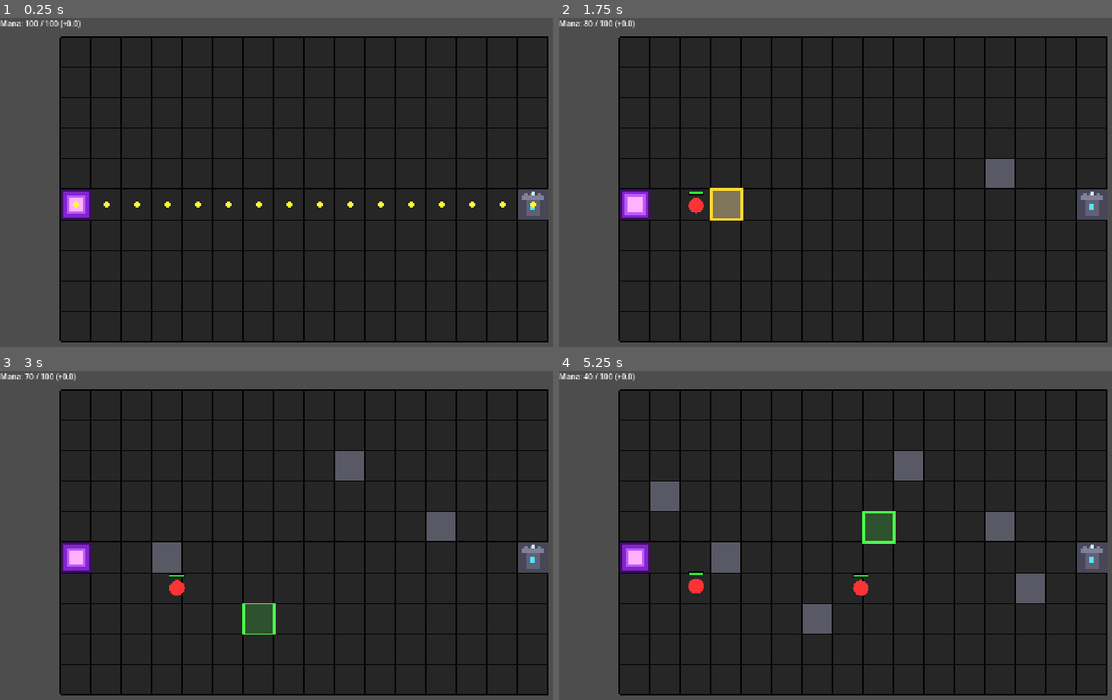
Above: before the commit, frames 1-4 (two rows, left to right).
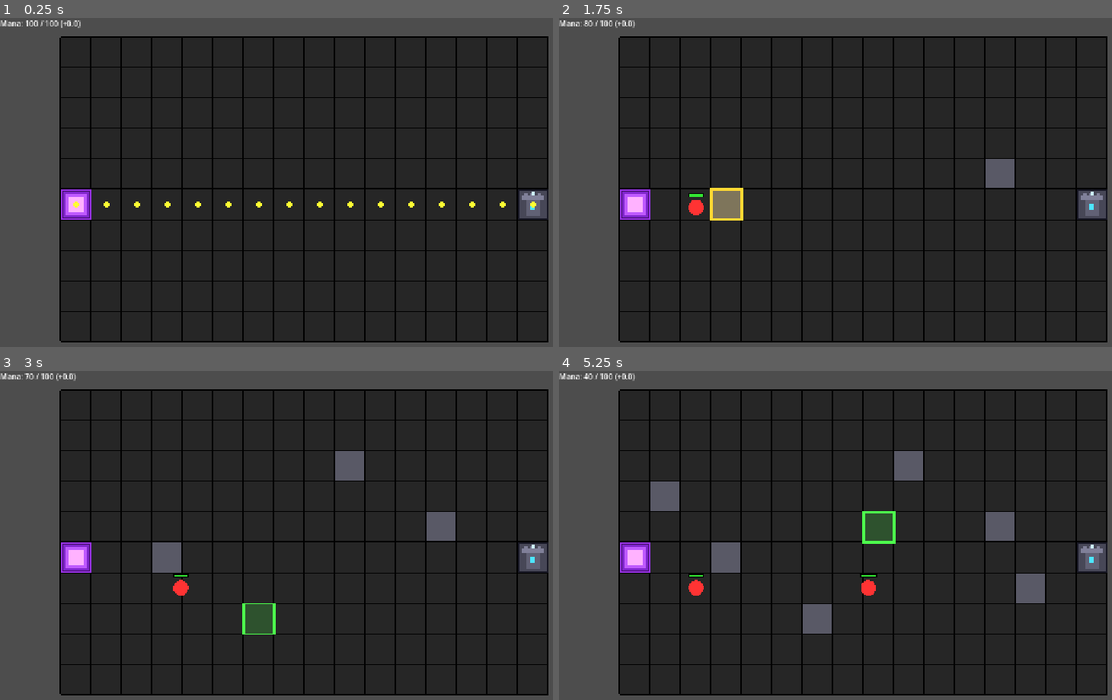
Above: after the commit, the same moments.

Repository: pawsforge/tower-defense
Game: Godot game, scene res://scenes/main/main.tscn
Same seed, same stepped clock (60 frames per second), same inputs: the game is played once before the commit and once after it.
Inputs (mouse positions are in pixels of both pictures, inside the frame that each line leads up to):
- Up to frame 1 (0.25 s): no input
- Up to frame 2 (1.75 s): tap Enter at 0.5 s; move the mouse to (995, 172) at 0.52 s; tap R (start_round) at 0.6, 1.25, 1.35 s; click (995, 172) at 0.67 s; move the mouse to (741, 205) at 1.27 s; click (741, 205) at 1.42 s
- Up to frame 3 (3 s): tap R (start_round) at 2, 2.3, 2.85 s; move the mouse to (364, 466) at 2.02 s; tap I at 2.1 s; click (364, 466) at 2.17 s; move the mouse to (276, 611) at 2.77 s; click (276, 611) at 2.92 s
- Up to frame 4 (5.25 s): move the mouse to (1045, 594) at 3.52 s; tap R (start_round) at 3.6, 4.55, 5.1 s; click (1045, 594) at 3.67 s; move the mouse to (680, 489) at 4.27 s; tap I at 4.35 s; click (680, 489) at 4.42 s; move the mouse to (896, 542) at 5.02 s; click (896, 542) at 5.17 s

The runs differ from the first frame. In frame 1, 0.3% of the frame differs, in the area x 11-100%, y 52-62%; in frame 2, 0.3%; in frame 3, 0.4%; in frame 4, 0.5%, in the area x 11-100%, y 52-69%.

Commit message:
Tower overhaul (#3)
* Rename Enemy.tscn to lowercase

* Move towers into their own scene

* Remove TowerType and Grid's internal 2D array, and fix bug where enemies would jitter back and forth when frame rate is low

* Attacker towers target closest enemy in range

* Spawn a beam whenever an attacker tower shoots an enemy

* Flash enemy background on damage

Diff:
--- /dev/null
+++ b/resources/tower/definitions/barrier.tres
@@ -0,0 +1,9 @@
+[gd_resource type="Resource" script_class="TowerDefinition" format=3 uid="uid://bqm5ojpq6igwa"]
+
+[ext_resource type="Script" uid="uid://c71pon6bp0qg3" path="res://scripts/tower/tower_definition.gd" id="1_11jbb"]
+
+[resource]
+script = ExtResource("1_11jbb")
+role = 1
+mana_cost = 10
+metadata/_custom_type_script = "uid://c71pon6bp0qg3"
--- /dev/null
+++ b/resources/tower/definitions/basic_attacker.tres
@@ -0,0 +1,11 @@
+[gd_resource type="Resource" script_class="TowerDefinition" format=3 uid="uid://bgie16ry8e61p"]
+
+[ext_resource type="Script" uid="uid://c71pon6bp0qg3" path="res://scripts/tower/tower_definition.gd" id="1_lgekx"]
+
+[resource]
+script = ExtResource("1_lgekx")
+mana_cost = 20
+tower_range = 2.0
+attack_damage = 1
+attack_cooldown = 1.0
+metadata/_custom_type_script = "uid://c71pon6bp0qg3"
--- a/scenes/grid/grid.tscn
+++ b/scenes/grid/grid.tscn
@@ -1,3 +1,14 @@
 [gd_scene format=3 uid="uid://bal0x0y1chlag"]
 
+[ext_resource type="Script" uid="uid://datuaotng1iim" path="res://scripts/grid/grid_overlay.gd" id="1_x0e5n"]
+[ext_resource type="Script" uid="uid://wcsf0xfbojji" path="res://scripts/grid/grid.gd" id="1_yuyu4"]
+
 [node name="Grid" type="Node2D" unique_id=1451979327]
+script = ExtResource("1_yuyu4")
+
+[node name="GridOverlay" type="Node2D" parent="." unique_id=2129538945]
+z_index = 4
+script = ExtResource("1_x0e5n")
+
+[node name="MagicOverlay" type="Node2D" parent="." unique_id=1427443064]
+z_index = 3
--- a/scenes/main/main.tscn
+++ b/scenes/main/main.tscn
@@ -2,7 +2,6 @@
 
 [ext_resource type="PackedScene" uid="uid://bal0x0y1chlag" path="res://scenes/grid/grid.tscn" id="1_iuonh"]
 [ext_resource type="Script" uid="uid://b5h6vipp1u8k" path="res://scripts/main/main.gd" id="1_k2fmo"]
-[ext_resource type="Script" uid="uid://wcsf0xfbojji" path="res://scripts/grid/grid.gd" id="2_k2fmo"]
 
 [node name="Main" type="Node2D" unique_id=2026843968]
 script = ExtResource("1_k2fmo")
@@ -12,7 +11,6 @@
 offset_bottom = 23.0
 
 [node name="Grid" parent="." unique_id=1451979327 instance=ExtResource("1_iuonh")]
-script = ExtResource("2_k2fmo")
 
 [node name="RoundSpawnTimer" type="Timer" parent="." unique_id=648178490]
 wait_time = 3.0
--- /dev/null
+++ b/scenes/tower/tower.tscn
@@ -0,0 +1,7 @@
+[gd_scene format=3 uid="uid://bunwa67kyguok"]
+
+[ext_resource type="Script" uid="uid://cpf1g8m0xsx2b" path="res://scripts/tower/tower.gd" id="1_mg2hd"]
+
+[node name="Tower" type="Node2D" unique_id=166205068]
+z_index = 1
+script = ExtResource("1_mg2hd")
--- a/scripts/enemy/enemy.gd
+++ b/scripts/enemy/enemy.gd
@@ -2,6 +2,8 @@
 
 signal died
 signal reached_goal
+
+const HIT_FLASH_DURATION := 0.1
 
 @export var max_health: int = 3
 
@@ -10,29 +12,33 @@
 var speed: float = 120.0
 var tile_size: int = 64
 var health: int
+var hit_flash_time: float = 0.0
 
 
 func _ready():
 	health = max_health
 
 	if path.size() > 0:
-		position = grid_to_local(path[0])
+		position = cell_to_world_center(path[0])
 		path_index = 1
 
 
-func _process(delta: float):
+func _physics_process(delta: float) -> void:
+	if hit_flash_time > 0.0:
+		hit_flash_time = maxf(0.0, hit_flash_time - delta)
+		queue_redraw()
+
 	if path_index >= path.size():
 		emit_signal("reached_goal")
 		queue_free()
 		return
 
 	var target_cell: Vector2i = path[path_index]
-	var target_pos: Vector2 = grid_to_local(target_cell)
+	var target_pos: Vector2 = cell_to_world_center(target_cell)
 
-	var direction: Vector2 = target_pos - position
-	var distance: float = direction.length()
+	position = position.move_toward(target_pos, speed * delta)
 
-	if distance < 2.0:
+	if position.is_equal_approx(target_pos):
 		position = target_pos
 		path_index += 1
 
@@ -40,14 +46,16 @@
 			emit_signal("reached_goal")
 			queue_free()
 			return
-	else:
-		position += direction.normalized() * speed * delta
 
 	queue_redraw()
 
 
 func _draw():
-	draw_circle(Vector2.ZERO, tile_size * 0.25, Color(1.0, 0.2, 0.2))
+	var body_color := Color(1.0, 0.2, 0.2)
+	if hit_flash_time > 0.0:
+		body_color = Color(1.0, 0.9, 0.9)
+
+	draw_circle(Vector2.ZERO, tile_size * 0.25, body_color)
 
 	var bar_width := tile_size * 0.5
 	var bar_height := 6.0
@@ -86,7 +94,7 @@
 	path_index = 0
 
 
-func grid_to_local(cell: Vector2i) -> Vector2:
+func cell_to_world_center(cell: Vector2i) -> Vector2:
 	return Vector2(cell.x, cell.y) * tile_size + Vector2(tile_size, tile_size) * 0.5
 
 
@@ -117,6 +125,9 @@
 	if amount <= 0:
 		return
 
+	hit_flash_time = HIT_FLASH_DURATION
+	queue_redraw()
+
 	var was_alive := health > 0
 	health = clampi(health - amount, 0, max_health)
 	if was_alive and health == 0:
--- a/scripts/grid/grid.gd
+++ b/scripts/grid/grid.gd
@@ -1,3 +1,4 @@
+class_name Grid
 extends Node2D
 
 signal grid_changed
@@ -9,7 +10,6 @@
 	REMOVE,
 }
 
-const TT = TowerType.Type
 const TILE_SIZE := 64
 const GRID_WIDTH := 16
 const GRID_HEIGHT := 10
@@ -24,7 +24,6 @@
 ]
 const INVALID_FLASH_DURATION := 0.18
 
-var grid: Array = []
 @warning_ignore("integer_division")
 var spawn: Vector2i = Vector2i(0, GRID_HEIGHT / 2)
 @warning_ignore("integer_division")
@@ -39,17 +38,24 @@
 var pressed_cell: Vector2i = Vector2i(-1, -1)
 var is_pressing: bool = false
 var pressed_button: int = -1
+var tower_scene := preload("res://scenes/tower/tower.tscn")
+var barrier_definition := preload("res://resources/tower/definitions/barrier.tres")
+var attacker_definition := preload("res://resources/tower/definitions/basic_attacker.tres")
+var towers_by_cell: Dictionary[Vector2i, Tower] = { }
+
+@onready var overlay: GridOverlay = $GridOverlay
 
 
 func _ready():
-	_init_grid()
 	debug_path = get_grid_path()
+	overlay.grid = self
 
 
 func _process(delta: float):
 	if invalid_flash_time > 0.0:
 		invalid_flash_time = maxf(0.0, invalid_flash_time - delta)
-		queue_redraw()
+		if invalid_flash_time == 0.0:
+			overlay.queue_redraw()
 
 
 func _input(event):
@@ -63,84 +69,14 @@
 	):
 		_update_hover()
 
-		# Press
 		if event.pressed:
-			if is_pressing:
-				return
-
-			if not hovered_in_bounds:
-				return
-
-			is_pressing = true
-			pressed_button = event.button_index
-			pressed_cell = hovered_cell
-			return
-
-		# Release
-		if not is_pressing:
-			return
-
-		if event.button_index != pressed_button:
-			return
-
-		is_pressing = false
-
-		if not hovered_in_bounds:
-			pressed_button = -1
-			pressed_cell = Vector2i(-1, -1)
-			return
-
-		if hovered_cell != pressed_cell:
-			pressed_button = -1
-			pressed_cell = Vector2i(-1, -1)
-			return
-
-		var cell: Vector2i = hovered_cell
-
-		if cell == spawn or cell == goal:
-			_trigger_invalid_feedback()
-			pressed_button = -1
-			pressed_cell = Vector2i(-1, -1)
-			return
-
-		var current_tower_type = get_tower_type(cell)
-		if pressed_button == MOUSE_BUTTON_LEFT:
-			if current_tower_type == TT.ATTACKER:
-				_trigger_invalid_feedback()
-			elif current_tower_type == TT.BARRIER:
-				if _can_place(TT.ATTACKER, cell):
-					_set_tower_type(TT.ATTACKER, cell)
-					game.spend_mana(TT.ATTACKER)
-					_after_grid_changed()
-				else:
-					_trigger_invalid_feedback()
-			elif _can_place(TT.BARRIER, cell):
-				_set_tower_type(TT.BARRIER, cell)
-				game.spend_mana(TT.BARRIER)
-				_after_grid_changed()
-			else:
-				_trigger_invalid_feedback()
-
-		elif pressed_button == MOUSE_BUTTON_RIGHT:
-			if current_tower_type == TT.ATTACKER:
-				_set_tower_type(TT.BARRIER, cell)
-				game.queue_mana_refund(TT.ATTACKER)
-				_after_grid_changed()
-			elif current_tower_type == TT.BARRIER:
-				_set_tower_type(TT.EMPTY, cell)
-				game.queue_mana_refund(TT.BARRIER)
-				_after_grid_changed()
-			else:
-				_trigger_invalid_feedback()
-
-		pressed_button = -1
-		pressed_cell = Vector2i(-1, -1)
+			_handle_mouse_press(event)
+		else:
+			_handle_mouse_release(event)
 
 
 func _draw():
 	var base_empty := Color(0.15, 0.15, 0.15)
-	var base_barrier := Color(0.35, 0.35, 0.4)
-	var base_attacker := Color(0.6, 0.6, 0.3)
 	var grid_line := Color(0.0, 0.0, 0.0)
 	var invalid_flash := invalid_flash_time > 0.0
 
@@ -150,12 +86,6 @@
 			var rect := Rect2(grid_to_local(cell), Vector2(TILE_SIZE, TILE_SIZE))
 
 			var fill := base_empty
-			var tower = get_tower_type(cell)
-			if tower == TT.ATTACKER:
-				fill = base_attacker
-			elif tower == TT.BARRIER:
-				fill = base_barrier
-
 			if invalid_flash and hovered_in_bounds and cell == hovered_cell:
 				fill = Color(0.8, 0.2, 0.2)
 
@@ -164,19 +94,15 @@
 
 	# Spawn as portal
 	var spawn_rect := Rect2(grid_to_local(spawn), Vector2(TILE_SIZE, TILE_SIZE))
-	var t := Time.get_ticks_msec() / 1000.0
-	var pulse := (sin(t * 2.5) + 1.0) * 0.5
-
 	var outer_color := Color(0.25, 0.05, 0.4)
 	var mid_color := Color(0.5, 0.15, 0.8)
 	var inner_color := Color(0.75, 0.35, 1.0)
 	var core_color := Color(1.0, 0.7, 1.0)
-
 	draw_rect(spawn_rect, outer_color)
 	draw_rect(spawn_rect.grow(-6), mid_color)
-	draw_rect(spawn_rect.grow(-10 - pulse * 2.0), inner_color)
-	draw_rect(spawn_rect.grow(-16 - pulse * 3.0), core_color)
-	draw_rect(spawn_rect, Color(0.6, 0.2, 0.9), false, 2.0)
+	draw_rect(spawn_rect.grow(-10), inner_color)
+	draw_rect(spawn_rect.grow(-16), core_color)
+	draw_rect(spawn_rect.grow(-1), Color(0.6, 0.2, 0.9), false, 2.0)
 
 	# Goal as wizard tower
 	var goal_rect := Rect2(grid_to_local(goal), Vector2(TILE_SIZE, TILE_SIZE))
@@ -236,30 +162,7 @@
 	draw_rect(crystal_rect, crystal_color)
 
 	# outline
-	draw_rect(goal_rect, Color(0.1, 0.1, 0.15), false, 2.0)
-
-	# Debug path only during build phase
-	if not round_active:
-		for cell in debug_path:
-			var center := grid_to_local(cell) + Vector2(TILE_SIZE, TILE_SIZE) * 0.5
-			draw_circle(center, 6.0, Color(1.0, 1.0, 0.2))
-
-	# Hover overlay
-	if hovered_in_bounds:
-		var hover_rect := Rect2(grid_to_local(hovered_cell), Vector2(TILE_SIZE, TILE_SIZE))
-
-		match hover_mode:
-			HoverMode.REMOVE:
-				draw_rect(hover_rect, Color(1.0, 0.85, 0.2, 0.22))
-				draw_rect(hover_rect, Color(1.0, 0.85, 0.2), false, 3.0)
-			HoverMode.PLACE_VALID:
-				draw_rect(hover_rect, Color(0.3, 1.0, 0.3, 0.2))
-				draw_rect(hover_rect, Color(0.3, 1.0, 0.3), false, 3.0)
-			HoverMode.PLACE_INVALID:
-				draw_rect(hover_rect, Color(1.0, 0.3, 0.3, 0.25))
-				draw_rect(hover_rect, Color(1.0, 0.3, 0.3), false, 3.0)
-			HoverMode.NONE:
-				pass
+	draw_rect(goal_rect.grow(-1), Color(0.1, 0.1, 0.15), false, 2.0)
 
 
 func local_to_grid(pos: Vector2) -> Vector2i:
@@ -270,6 +173,7 @@
 	return Vector2(cell.x, cell.y) * TILE_SIZE
 
 
+# TODO this is being called by Main because it's an easy way to update the grid overlay
 func refresh_hover():
 	_update_hover()
 
@@ -304,7 +208,7 @@
 			if visited.has(next_cell):
 				continue
 
-			if get_tower_type(next_cell) != TT.EMPTY:
+			if get_tower_definition(next_cell) != null:
 				continue
 
 			visited[next_cell] = true
@@ -314,28 +218,114 @@
 	return [] # no path (shouldn't happen if your placement rules are correct)
 
 
-func get_tower_type(cell: Vector2i) -> TT:
-	return grid[cell.y][cell.x]
-
-
-func _set_tower_type(tower_type: TT, cell: Vector2i) -> void:
-	grid[cell.y][cell.x] = tower_type
+func get_tower_definition(cell: Vector2i) -> TowerDefinition:
+	var tower: Tower = towers_by_cell.get(cell)
+	if tower == null:
+		return null
+	return tower.definition
+
+
+func _handle_mouse_press(event: InputEventMouseButton) -> void:
+	if is_pressing:
+		return
+
+	if not hovered_in_bounds:
+		return
+
+	is_pressing = true
+	pressed_button = event.button_index
+	pressed_cell = hovered_cell
+
+
+func _handle_mouse_release(event: InputEventMouseButton) -> void:
+	if not is_pressing:
+		return
+
+	if event.button_index != pressed_button:
+		return
+
+	if not hovered_in_bounds or hovered_cell != pressed_cell:
+		_clear_press_state()
+		return
+
+	var cell: Vector2i = hovered_cell
+	_clear_press_state()
+
+	if cell == spawn or cell == goal:
+		_trigger_invalid_feedback()
+		return
+
+	if event.button_index == MOUSE_BUTTON_LEFT:
+		_handle_left_click(cell)
+	elif event.button_index == MOUSE_BUTTON_RIGHT:
+		_handle_right_click(cell)
+
+
+func _clear_press_state() -> void:
+	is_pressing = false
+	pressed_button = -1
+	pressed_cell = Vector2i(-1, -1)
+
+
+func _handle_left_click(cell: Vector2i) -> void:
+	var current_tower_definition := get_tower_definition(cell)
+
+	if current_tower_definition == attacker_definition:
+		_trigger_invalid_feedback()
+	elif current_tower_definition == barrier_definition:
+		if _can_place(attacker_definition, cell):
+			_set_tower_definition(attacker_definition, cell)
+			game.spend_mana(attacker_definition.mana_cost)
+			_after_grid_changed()
+		else:
+			_trigger_invalid_feedback()
+	elif _can_place(barrier_definition, cell):
+		_set_tower_definition(barrier_definition, cell)
+		game.spend_mana(barrier_definition.mana_cost)
+		_after_grid_changed()
+	else:
+		_trigger_invalid_feedback()
+
+
+func _handle_right_click(cell: Vector2i) -> void:
+	var current_tower_definition := get_tower_definition(cell)
+
+	if current_tower_definition == attacker_definition:
+		_set_tower_definition(barrier_definition, cell)
+		game.queue_mana_refund(attacker_definition.mana_cost)
+		_after_grid_changed()
+	elif current_tower_definition == barrier_definition:
+		_set_tower_definition(null, cell)
+		game.queue_mana_refund(barrier_definition.mana_cost)
+		_after_grid_changed()
+	else:
+		_trigger_invalid_feedback()
+
+
+func _set_tower_definition(definition: TowerDefinition, cell: Vector2i) -> void:
+	var existing_tower: Tower = towers_by_cell.get(cell)
+
+	if definition == null:
+		if existing_tower != null:
+			towers_by_cell.erase(cell)
+			existing_tower.queue_free()
+		return
+
+	if existing_tower == null:
+		var tower: Tower = tower_scene.instantiate()
+		add_child(tower)
+		tower.position = grid_to_local(cell)
+		tower.setup(cell, definition)
+		towers_by_cell[cell] = tower
+	else:
+		existing_tower.set_definition(definition)
 
 
 func _after_grid_changed():
 	_update_hover()
 	debug_path = get_grid_path()
-	queue_redraw()
+	overlay.queue_redraw()
 	emit_signal("grid_changed")
-
-
-func _init_grid():
-	grid.clear()
-	for y in GRID_HEIGHT:
-		var row: Array[int] = []
-		for x in GRID_WIDTH:
-			row.append(TT.EMPTY)
-		grid.append(row)
 
 
 func _update_hover() -> void:
@@ -347,29 +337,29 @@
 	hover_mode = HoverMode.NONE
 
 	if not hovered_in_bounds:
-		queue_redraw()
+		overlay.queue_redraw()
 		return
 
 	if cell == spawn or cell == goal:
 		hover_mode = HoverMode.PLACE_INVALID
-		queue_redraw()
-		return
-
-	if get_tower_type(cell) != TT.EMPTY:
+		overlay.queue_redraw()
+		return
+
+	if get_tower_definition(cell) != null:
 		hover_mode = HoverMode.REMOVE
-		queue_redraw()
-		return
-
-	if _can_place(TT.BARRIER, cell):
+		overlay.queue_redraw()
+		return
+
+	if _can_place(barrier_definition, cell):
 		hover_mode = HoverMode.PLACE_VALID
 	else:
 		hover_mode = HoverMode.PLACE_INVALID
 
-	queue_redraw()
-
-
-func _can_place(tower_type: TT, cell: Vector2i) -> bool:
-	if not game.can_afford(tower_type):
+	overlay.queue_redraw()
+
+
+func _can_place(definition: TowerDefinition, cell: Vector2i) -> bool:
+	if not game.can_afford_mana_cost(definition.mana_cost):
 		return false
 
 	if not _in_bounds(cell):
@@ -378,15 +368,15 @@
 	if cell == spawn or cell == goal:
 		return false
 
-	var current_tower_type = get_tower_type(cell)
-
-	if current_tower_type == TT.ATTACKER:
+	var current_tower_definition = get_tower_definition(cell)
+
+	if current_tower_definition == attacker_definition:
 		return false
 
 	if _is_cell_occupied_by_enemy(cell):
 		return false
 
-	_set_tower_type(TT.BARRIER, cell)
+	_set_tower_definition(barrier_definition, cell)
 	var valid := true
 	if not _path_exists_from(spawn):
 		valid = false
@@ -397,7 +387,7 @@
 				valid = false
 				break
 
-	_set_tower_type(current_tower_type, cell)
+	_set_tower_definition(current_tower_definition, cell)
 	return valid
 
 
@@ -421,7 +411,7 @@
 
 func _trigger_invalid_feedback():
 	invalid_flash_time = INVALID_FLASH_DURATION
-	queue_redraw()
+	overlay.queue_redraw()
 
 
 func _path_exists_from(start_cell: Vector2i) -> bool:
--- /dev/null
+++ b/scripts/grid/grid_overlay.gd
@@ -0,0 +1,41 @@
+class_name GridOverlay
+extends Node2D
+
+var grid: Grid = null
+
+
+func _draw() -> void:
+	if grid == null:
+		return
+
+	# Debug path only during build phase
+	if not grid.round_active:
+		for cell in grid.debug_path:
+			var center := grid.grid_to_local(cell) + Vector2(grid.TILE_SIZE, grid.TILE_SIZE) * 0.5
+			draw_circle(center, 6.0, Color(1.0, 1.0, 0.2))
+
+	if grid.hovered_in_bounds:
+		var hover_rect := Rect2(
+			grid.grid_to_local(grid.hovered_cell),
+			Vector2(grid.TILE_SIZE, grid.TILE_SIZE),
+		)
+
+		match grid.hover_mode:
+			grid.HoverMode.REMOVE:
+				draw_rect(hover_rect, Color(1.0, 0.85, 0.2, 0.22))
+				draw_rect(hover_rect, Color(1.0, 0.85, 0.2), false, 3.0)
+			grid.HoverMode.PLACE_VALID:
+				draw_rect(hover_rect, Color(0.3, 1.0, 0.3, 0.2))
+				draw_rect(hover_rect, Color(0.3, 1.0, 0.3), false, 3.0)
+			grid.HoverMode.PLACE_INVALID:
+				draw_rect(hover_rect, Color(1.0, 0.3, 0.3, 0.25))
+				draw_rect(hover_rect, Color(1.0, 0.3, 0.3), false, 3.0)
+			grid.HoverMode.NONE:
+				pass
+
+	if grid.invalid_flash_time > 0.0 and grid.hovered_in_bounds:
+		var flash_rect := Rect2(
+			grid.grid_to_local(grid.hovered_cell),
+			Vector2(grid.TILE_SIZE, grid.TILE_SIZE),
+		)
+		draw_rect(flash_rect, Color(0.8, 0.2, 0.2))
--- a/scripts/main/main.gd
+++ b/scripts/main/main.gd
@@ -1,7 +1,6 @@
 class_name Game
 extends Node2D
 
-const TT = TowerType.Type
 const ENEMIES_PER_ROUND := 5
 
 var round_active: bool = false
@@ -14,11 +13,6 @@
 var available_mana: float = max_mana
 var mana_pending_refund: float = 0.0
 var mana_regen_rate: float = 5.0
-var build_or_upgrade_cost: Dictionary[TT, int] = {
-	TT.EMPTY: 0,
-	TT.BARRIER: 10,
-	TT.ATTACKER: 20,
-}
 
 @onready var mana_label: Label = $ManaLabel
 
@@ -48,7 +42,7 @@
 			mana_pending_refund = 0.0
 			available_mana = snappedf(available_mana, 0.001)
 
-		if available_mana >= build_or_upgrade_cost[TT.BARRIER]:
+		if available_mana >= $Grid.barrier_definition.mana_cost:
 			$Grid.refresh_hover()
 
 		_update_mana_label()
@@ -68,7 +62,7 @@
 	enemies_finished = 0
 
 	$Grid.round_active = true
-	$Grid.queue_redraw()
+	$Grid.refresh_hover()
 
 	print("Round started")
 
@@ -83,26 +77,26 @@
 	round_active = false
 	$Grid.round_active = false
 	$Grid.debug_path = $Grid.get_grid_path()
-	$Grid.queue_redraw()
+	$Grid.refresh_hover()
 	$RoundSpawnTimer.stop()
 
 	print("Round ended")
 
 
-func can_afford(tower_type: TT) -> bool:
-	return available_mana + 0.0001 >= build_or_upgrade_cost[tower_type] # be tolerant of tiny float errors
+func can_afford_mana_cost(amount: int) -> bool:
+	return available_mana + 0.0001 >= amount # be tolerant of tiny float errors
 
 
-func spend_mana(tower_type: TT) -> bool:
-	if can_afford(tower_type):
-		available_mana -= build_or_upgrade_cost[tower_type]
+func spend_mana(amount: int) -> bool:
+	if can_afford_mana_cost(amount):
+		available_mana -= amount
 		_update_mana_label()
 		return true
 	return false
 
 
-func queue_mana_refund(tower_type: TT):
-	mana_pending_refund += build_or_upgrade_cost[tower_type]
+func queue_mana_refund(amount: int):
+	mana_pending_refund += amount
 	_update_mana_label()
 
 
--- a/scripts/shared/tower_type.gd
+++ /dev/null
@@ -1,9 +0,0 @@
-class_name TowerType
-extends RefCounted
-
-enum Type {
-	ATTACKER,
-	BARRIER,
-	## EMPTY will be removed in favor of null when we transition to towers as nodes/scenes
-	EMPTY,
-}
--- /dev/null
+++ b/scripts/tower/tower.gd
@@ -0,0 +1,131 @@
+class_name Tower
+extends Node2D
+
+const TILE_SIZE := 64
+const BEAM_LIFETIME := 0.18
+
+var grid_position: Vector2i
+var definition: TowerDefinition
+var cooldown_remaining: float
+var active_beams: Array[Dictionary] = []
+
+@onready var magic_overlay: Node2D = get_parent().get_node("MagicOverlay")
+
+
+func _process(delta: float) -> void:
+	_update_beams(delta)
+
+	if definition == null or definition.role != TowerDefinition.Role.ATTACKER:
+		return
+
+	cooldown_remaining = clampf(cooldown_remaining - delta, 0.0, definition.attack_cooldown)
+
+	if cooldown_remaining > 0.0:
+		return
+
+	var target = _find_target()
+	if target == null:
+		return
+
+	target.take_damage(definition.attack_damage)
+	cooldown_remaining = definition.attack_cooldown
+
+	_spawn_beam(target.global_position)
+
+
+func _draw() -> void:
+	if definition == null:
+		return
+
+	var rect := Rect2(Vector2.ZERO, Vector2(TILE_SIZE, TILE_SIZE))
+
+	match definition.role:
+		TowerDefinition.Role.BLOCKER:
+			draw_rect(rect, Color(0.35, 0.35, 0.4))
+		TowerDefinition.Role.ATTACKER:
+			draw_rect(rect, Color(0.6, 0.6, 0.3))
+
+	draw_rect(rect, Color(0.0, 0.0, 0.0), false)
+
+
+func setup(p_grid_position: Vector2i, p_definition: TowerDefinition) -> void:
+	grid_position = p_grid_position
+	set_definition(p_definition)
+
+
+func set_definition(p_definition: TowerDefinition) -> void:
+	definition = p_definition
+	cooldown_remaining = definition.attack_cooldown
+	update_visuals()
+
+
+func blocks_pathing() -> bool:
+	return definition.blocks_pathing
+
+
+func update_visuals() -> void:
+	queue_redraw()
+
+
+## Finds the closest target (if any) to the tower
+func _find_target():
+	var grid = get_parent()
+	var best_target = null
+	var best_distance := INF
+	var range_pixels := definition.tower_range * TILE_SIZE
+
+	for child in grid.get_children():
+		if child == self:
+			continue
+		if not child.has_method("take_damage"):
+			continue
+
+		var distance := global_position.distance_to(child.global_position)
+		if distance > range_pixels:
+			continue
+
+		if distance < best_distance:
+			best_distance = distance
+			best_target = child
+
+	return best_target
+
+
+func _spawn_beam(target_pos: Vector2):
+	var line := Line2D.new()
+	line.width = 4.0
+	line.default_color = Color(0.7, 1.0, 1.0)
+	line.points = PackedVector2Array(
+		[
+			magic_overlay.to_local(global_position + Vector2(TILE_SIZE, TILE_SIZE) * 0.5),
+			magic_overlay.to_local(target_pos),
+		],
+	)
+
+	magic_overlay.add_child(line)
+
+	active_beams.append(
+		{
+			"line": line,
+			"time_remaining": BEAM_LIFETIME,
+		},
+	)
+
+
+func _update_beams(delta: float) -> void:
+	for i in range(active_beams.size() - 1, -1, -1):
+		var beam = active_beams[i]
+		var line: Line2D = beam["line"]
+		var time_remaining: float = beam["time_remaining"]
+
+		time_remaining -= delta
+
+		if time_remaining <= 0.0:
+			if is_instance_valid(line):
+				line.queue_free()
+			active_beams.remove_at(i)
+			continue
+
+		beam["time_remaining"] = time_remaining
+		line.modulate.a = time_remaining / BEAM_LIFETIME
+		active_beams[i] = beam
--- /dev/null
+++ b/scripts/tower/tower_definition.gd
@@ -0,0 +1,16 @@
+# This is meant to act as shared config data.
+# Don't put mutable per-tower state like cooldown progress in it.
+class_name TowerDefinition
+extends Resource
+
+enum Role {
+	ATTACKER,
+	BLOCKER,
+}
+
+@export var role: Role
+@export var mana_cost: int = 0
+@export var blocks_pathing: bool = true
+@export var tower_range: float = 0.0
+@export var attack_damage: int = 0
+@export var attack_cooldown: float = 0.0
Renamed: scenes/enemy/Enemy.tscn -> scenes/enemy/enemy.tscn
Not shown, added: scripts/grid/grid_overlay.gd.uid
Not shown, removed: scripts/shared/tower_type.gd.uid
Not shown, added: scripts/tower/tower.gd.uid
Not shown, added: scripts/tower/tower_definition.gd.uid
